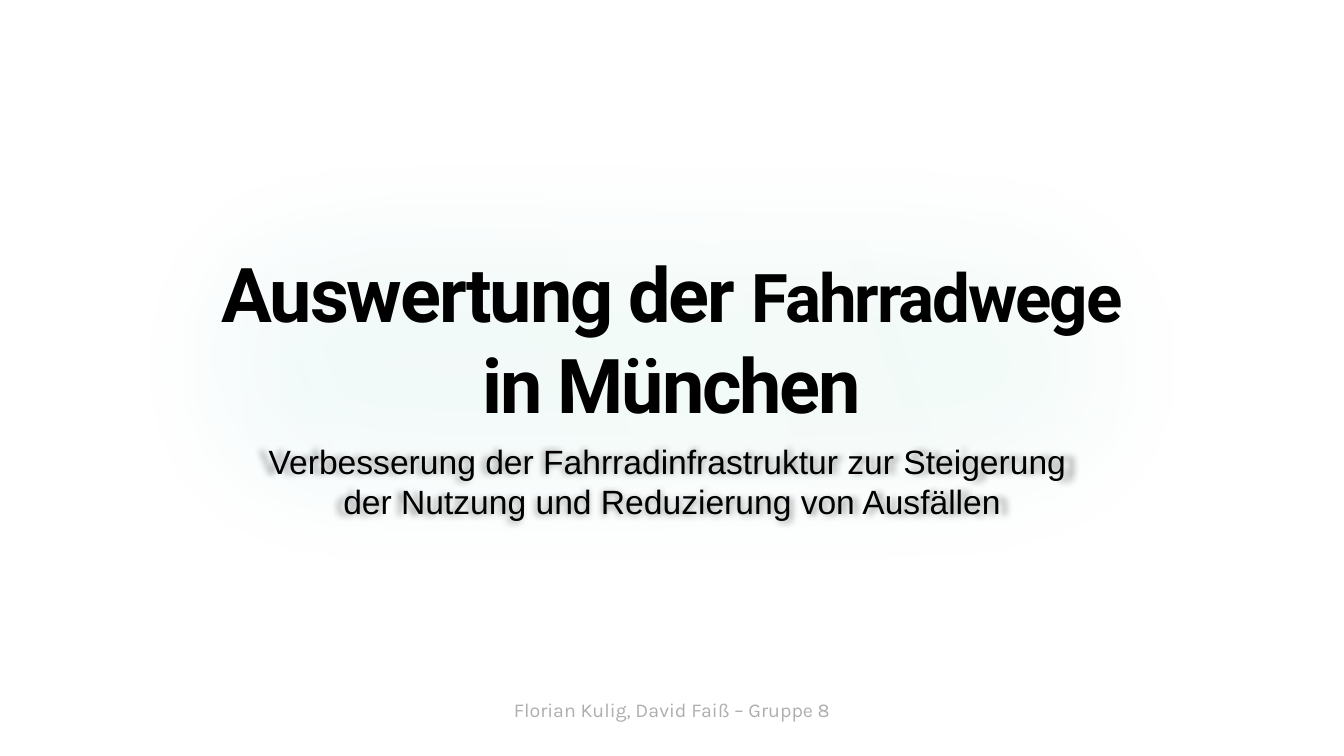
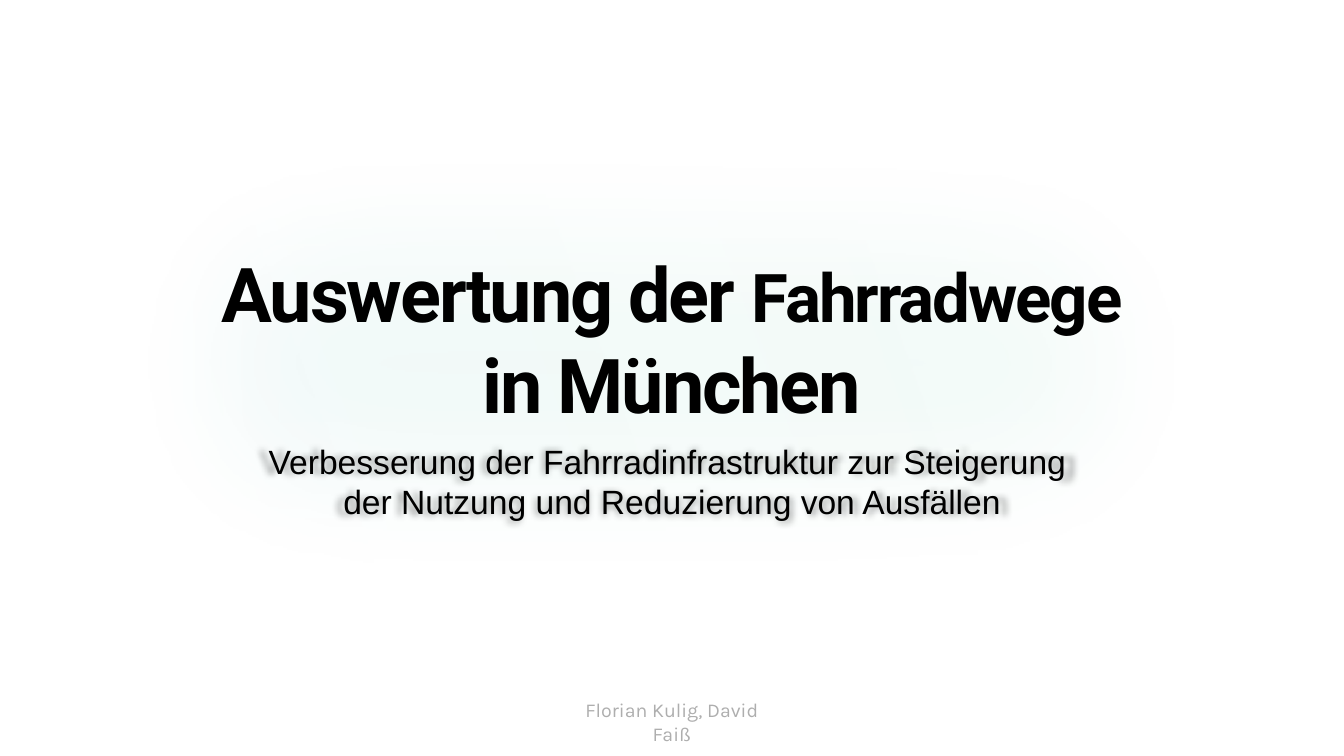
Before and after one commit to floriankulig/data-science-vl, a slide deck: slide 1 of praesentation/auswertung_muenchen_praesentation.pptx. Drawn at 1344x756 pixels with LibreOffice and Linux fonts; fonts in the diff are those of the drawing. Boxes give left, top, right and bottom in pixels: in the first picture for what was removed or moved away, otherwise in the second. Text is boxed around its words. In the diff, an @@ line names an element or a change of style, - is before the commit and + after.

Commit message:
changed praesentation

```diff
--- a/praesentation/auswertung_muenchen_praesentation.pptx
+++ b/praesentation/auswertung_muenchen_praesentation.pptx
@@ text at (585, 704, 758, 741): text changed @@
-Florian Kulig, David Faiß – Gruppe 8
+Florian Kulig, David Faiß
```
